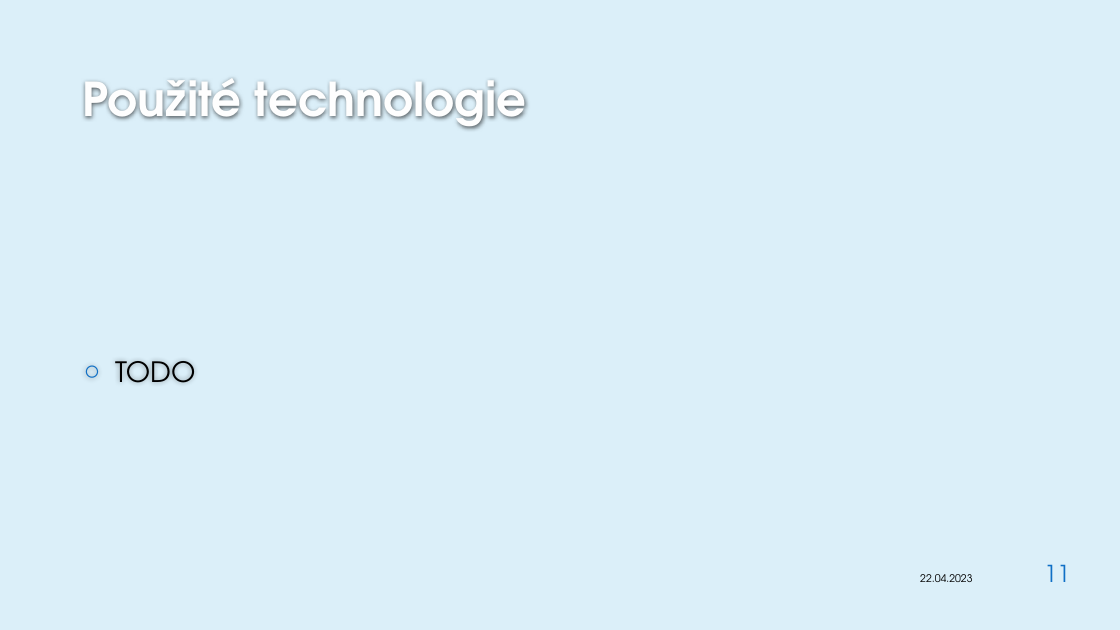
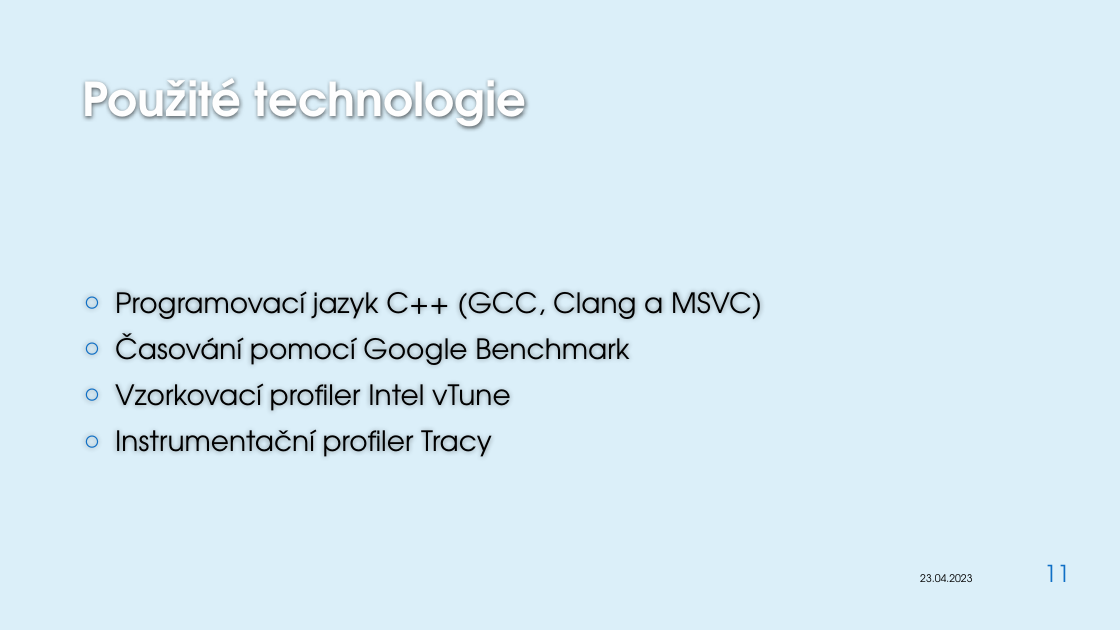
Before and after one commit to JanaCZek/diplomka, a slide deck: slide 11 of Dokumentace/obhajoba/janecka.pptx. Drawn at 1120x630 pixels with LibreOffice and Linux fonts; fonts in the diff are those of the drawing; background and template pictures are left out. Boxes give left, top, right and bottom in pixels: in the first picture for what was removed or moved away, otherwise in the second. Text is boxed around its words. In the diff, an @@ line names an element or a change of style, - is before the commit and + after.

```diff
--- a/Dokumentace/obhajoba/janecka.pptx
+++ b/Dokumentace/obhajoba/janecka.pptx
@@ text at bbox=[115, 292, 762, 457]: text changed @@
-○ TODO
+○ Programovací jazyk C++ (GCC, Clang a MSVC)
+○ Časování pomocí Google Benchmark
+○ Vzorkovací profiler Intel vTune
+○ Instrumentační profiler Tracy
@@ text at bbox=[920, 574, 972, 582]: text changed @@
-22.04.2023
+23.04.2023
```
Also in this commit, not shown: 12 other slides changed, 6 slides added, 10 other files.
